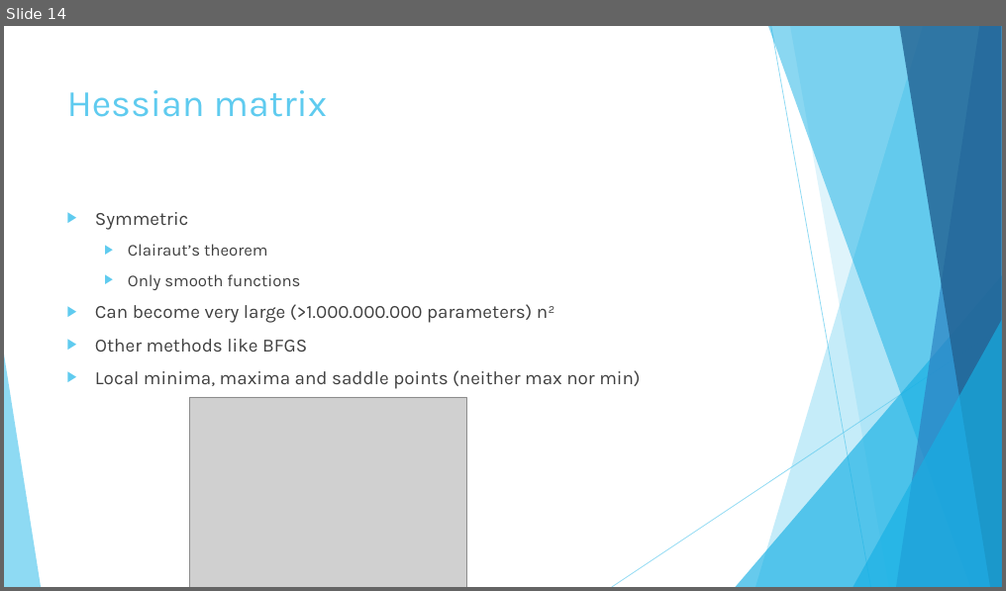
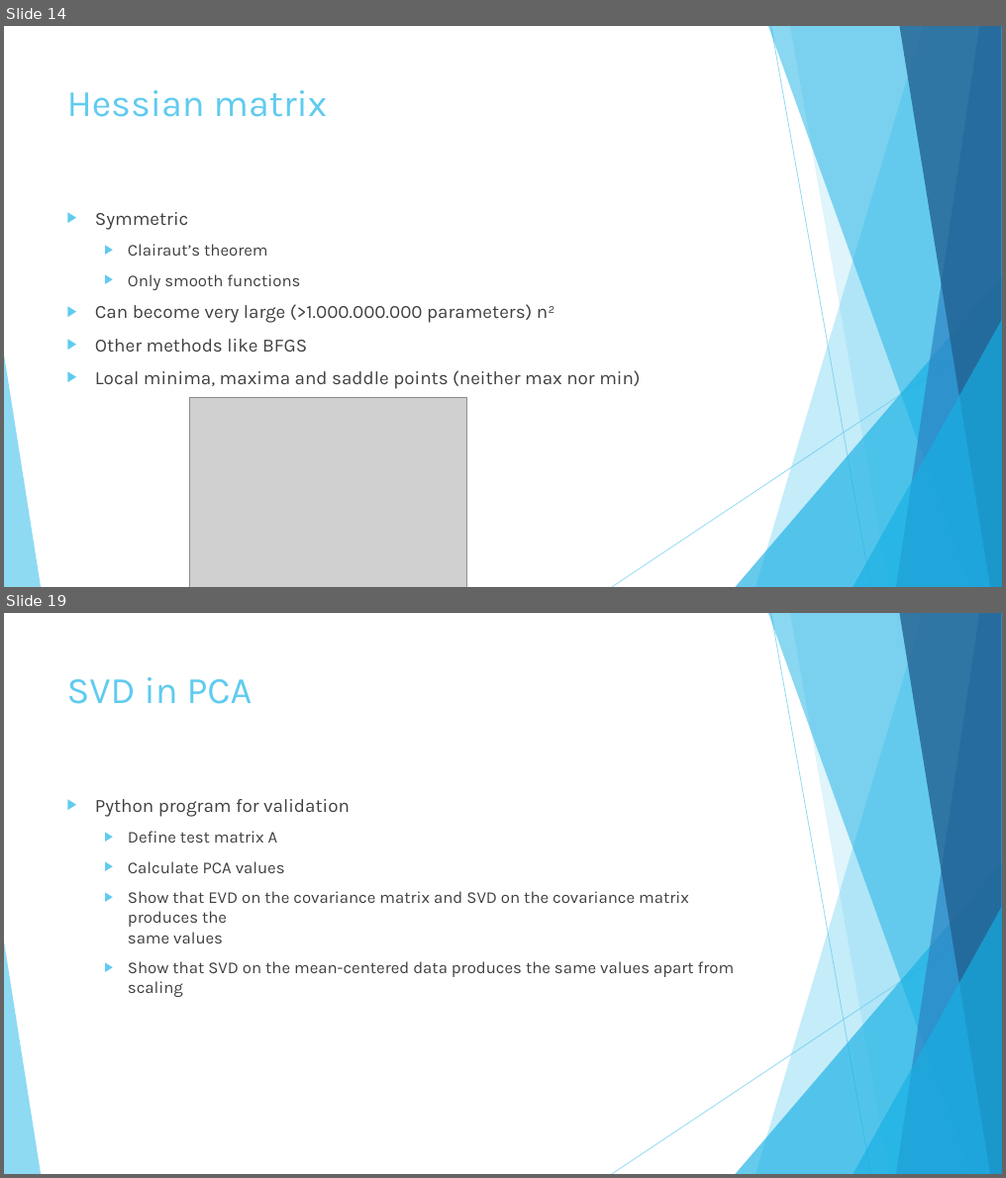
Before and after one commit to johnstegink/ReportAI2025, a slide deck: Presentatie.pptx. Shown one above the other, each under a label of ours: slide 14 before the commit, slides 14 and 19 after it; the slides between them are not shown. The pictures are 1006x591 and 1006x1178 pixels, drawn with LibreOffice and Linux fonts; fonts in the diff are those of the drawing; grey boxes stand for pictures. Boxes give left, top, right and bottom in pixels: in the first picture for what was removed or moved away, otherwise in the second. Text is boxed around its words. In the diff, an @@ line names an element or a change of style, - is before the commit and + after.

```diff
--- a/Presentatie.pptx
+++ b/Presentatie.pptx
@@ slide 19 added at <box>4,613,1002,1174</box>, background #FFFFFF; not listed: 10 template elements that a slide beside it also shows @@
@@ title added at <box>67,677,252,704</box>, 36 pt, text #5FCBEF @@
+SVD in PCA
@@ text added at <box>95,799,735,997</box>, 16 pt, text #404040 @@
+▶ Python program for validation
+  ▶ Define test matrix A
+  ▶ Calculate PCA values
+  ▶ Show that EVD on the covariance matrix and SVD on the covariance matrix produces the
+    same values
+  ▶ Show that SVD on the mean-centered data produces the same values apart from scaling
```
Also in this commit, not shown: 10 other slides added, 9 slides removed, 2 other files.
